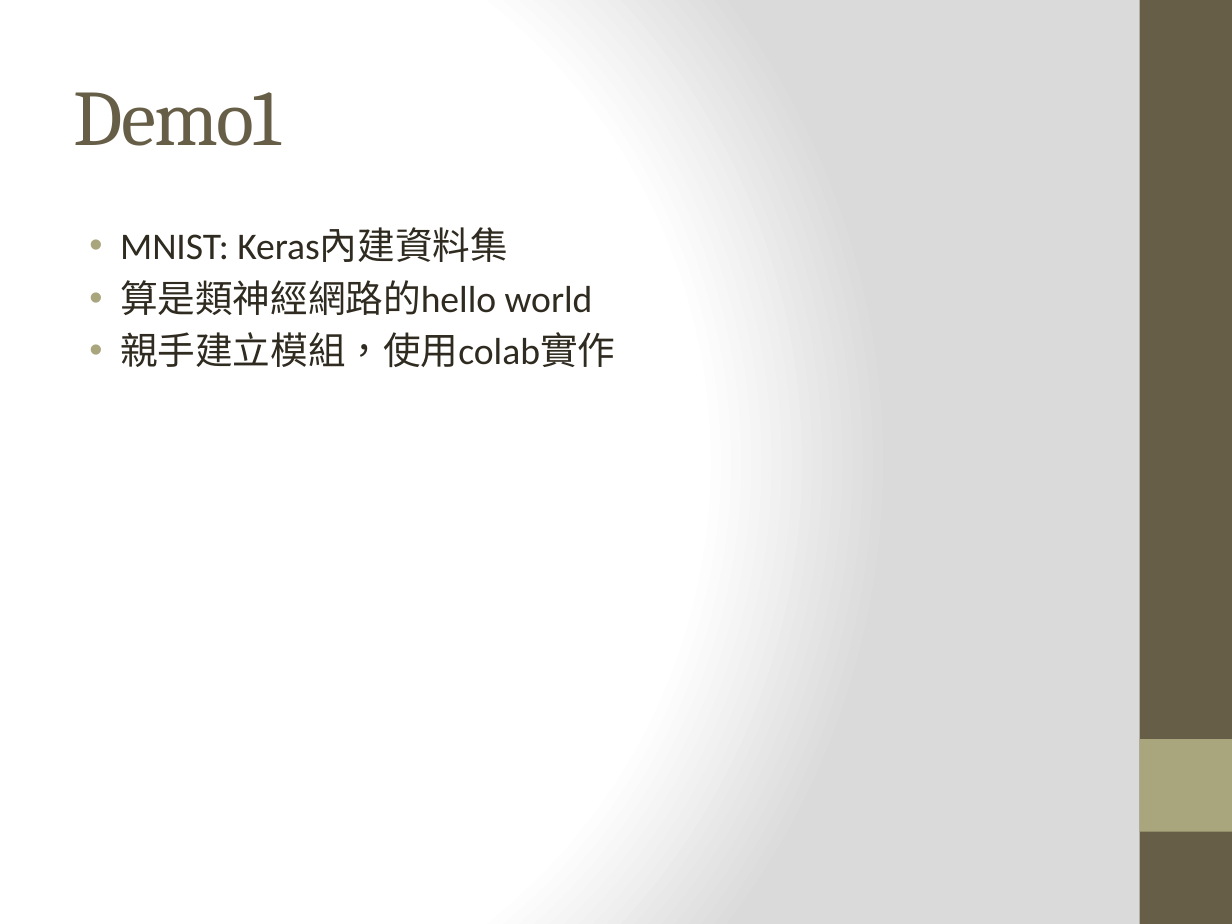
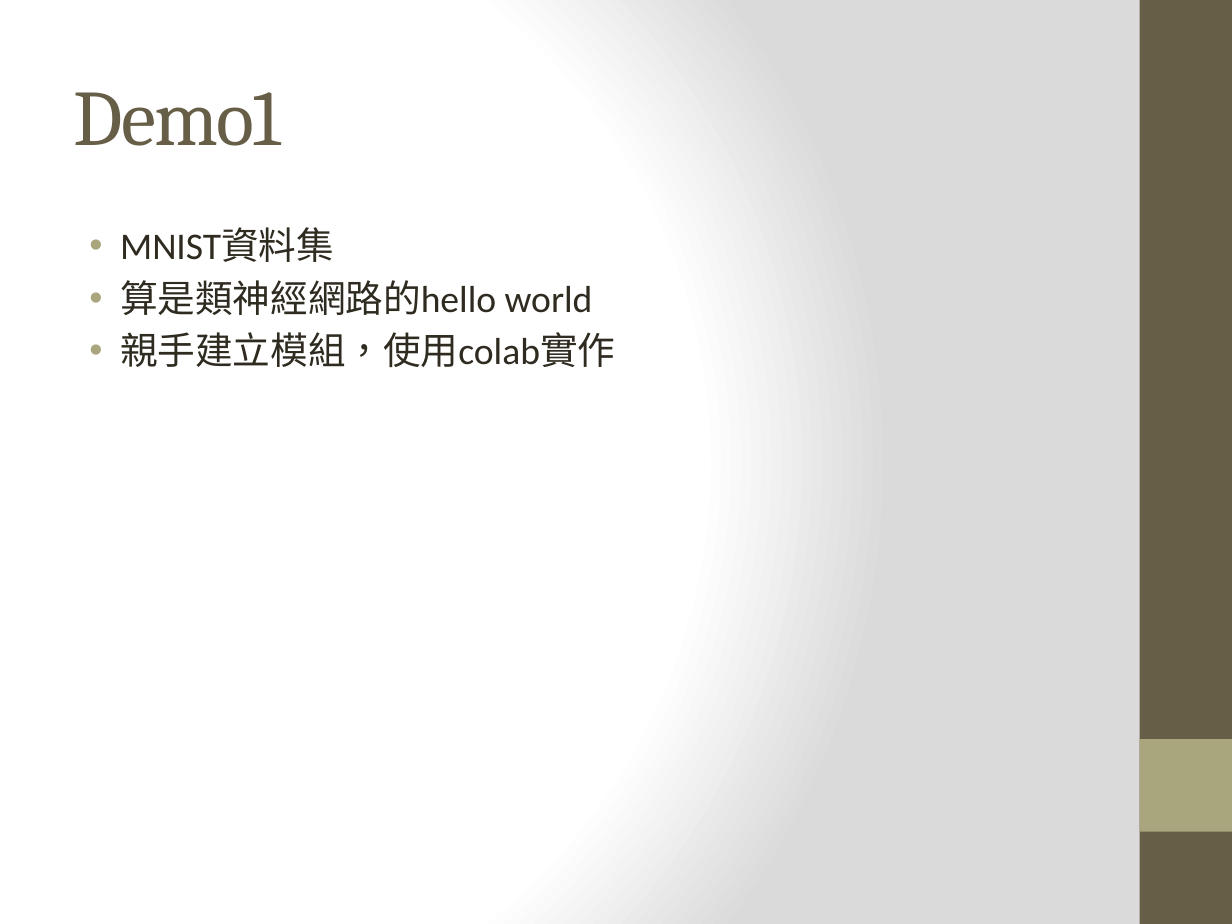
Before and after one commit to maloyang/NKUST_20200423, a slide deck: slide 8 of L4/L4.pptx. Drawn at 1232x924 pixels with LibreOffice and Linux fonts; fonts in the diff are those of the drawing. Boxes give left, top, right and bottom in pixels: in the first picture for what was removed or moved away, otherwise in the second. Text is boxed around its words. In the diff, an @@ line names an element or a change of style, - is before the commit and + after.

```diff
--- a/L4/L4.pptx
+++ b/L4/L4.pptx
@@ text at [120,228,334,262]: text changed @@
-• MNIST: Keras內建資料集
+• MNIST資料集
```
Also in this commit, not shown: 2 other slides changed.
